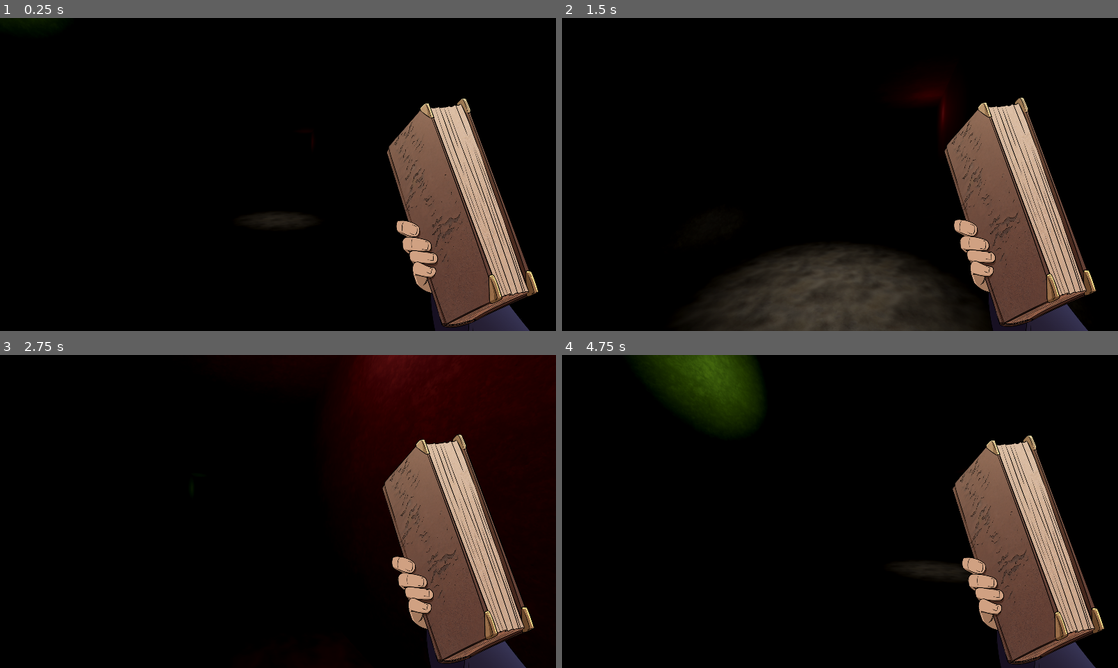
Above: before the commit, frames 1-4 (two rows, left to right).
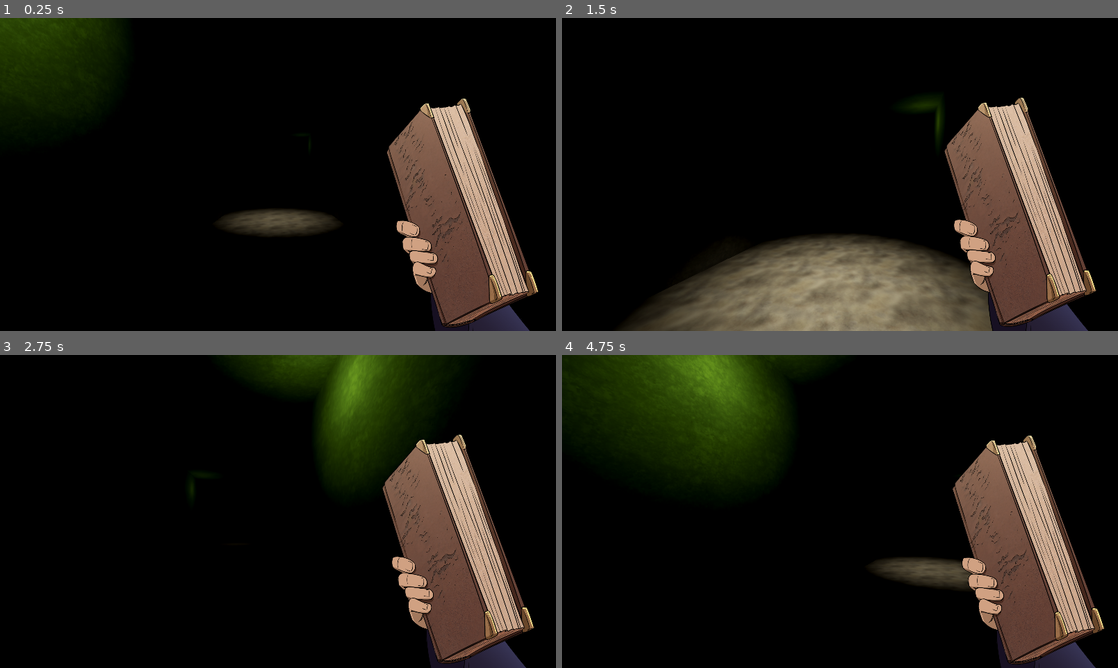
Above: after the commit, the same moments.

Repository: Bigaston/LDJam55
Game: Godot game, scene res://scenes/main.tscn
The game is run twice, just before and just after one commit, with the same random seed, the same clock (stepped at 60 frames per second) and the same inputs.
Inputs (mouse positions are in pixels of both pictures, inside the frame that each line leads up to):
- Up to frame 1 (0.25 s): no input
- Up to frame 2 (1.5 s): tap Enter at 0.5 s; move the mouse to (867, 174) at 0.52 s; hold W (move_forward) from 0.53 s (still down); tap Space (use_spell) at 0.6, 1.35 s; move the mouse to (812, 174) at 1.27 s
- Up to frame 3 (2.75 s): keep holding W (move_forward); move the mouse to (289, 505) at 2.02 s; tap Space (use_spell) at 2.1 s
- Up to frame 4 (4.75 s): keep holding W (move_forward); move the mouse to (834, 517) at 2.77 s; tap Space (use_spell) at 2.85, 3.6, 4.35 s; move the mouse to (878, 514) at 3.52 s; move the mouse to (795, 508) at 4.27 s

The runs differ from the first frame. In frame 1, 7.1% of the frame differs, in the area x 0-61%, y 0-70%; in frame 2, 16%, in the area x 10-78%, y 21-100%; in frame 3, 16%; in frame 4, 15%.

Commit message:
Modif light terrain

Diff:
--- a/objects/terrain.tscn
+++ b/objects/terrain.tscn
@@ -66,22 +66,22 @@
 material_override = ExtResource("3_7vl5b")
 mesh = SubResource("PlaneMesh_tolos")
 
+[node name="OmniLight3D2" type="OmniLight3D" parent="."]
+transform = Transform3D(1, 0, 0, 0, 1, 0, 0, 0, 1, 1.54281, 3.39389, -5.88805)
+light_color = Color(0.397395, 0.562328, 0.147003, 1)
+light_energy = 3.0
+omni_range = 2.0
+
 [node name="OmniLight3D" type="OmniLight3D" parent="."]
-transform = Transform3D(1, 0, 0, 0, 1, 0, 0, 0, 1, -1.7027, 3.34242, 5.79501)
+transform = Transform3D(1, 0, 0, 0, 1, 0, 0, 0, 1, -1.5069, 3.29627, 5.79501)
 light_color = Color(0.397395, 0.562328, 0.147003, 1)
-light_energy = 3.062
-omni_range = 1.0
-omni_attenuation = 0.0
-
-[node name="OmniLight3D2" type="OmniLight3D" parent="."]
-transform = Transform3D(1, 0, 0, 0, 1, 0, 0, 0, 1, 1.62992, 3.40682, -4.79686)
-light_color = Color(0.784314, 0.247059, 0.25098, 1)
-omni_range = 4.25808
+light_energy = 3.0
+omni_range = 2.0
 
 [node name="SpotLight3D" type="SpotLight3D" parent="."]
-transform = Transform3D(1, 0, 0, 0, -4.37114e-08, 1, 0, -1, -4.37114e-08, 0, 3.87431, 0)
-light_color = Color(0.96, 0.8992, 0.7776, 1)
+transform = Transform3D(1, 0, 0, 0, -4.37114e-08, 1, 0, -1, -4.37114e-08, 0, 3.87431, -0.0511045)
+light_color = Color(0.964562, 0.90375, 0.719814, 1)
 light_energy = 10.0
-spot_range = 4.397
-spot_angle = 35.1
-spot_angle_attenuation = 0.574349
+spot_range = 5.43251
+spot_attenuation = 0.79
+spot_angle = 30.6949
